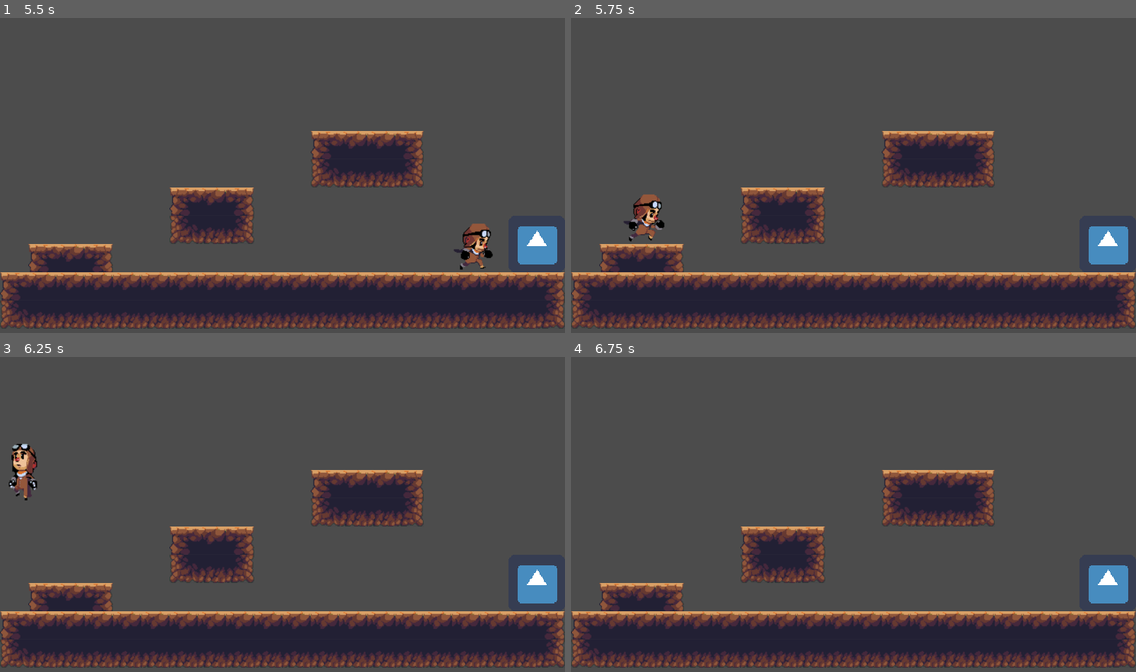
Above: before the commit, frames 1-4 (two rows, left to right).
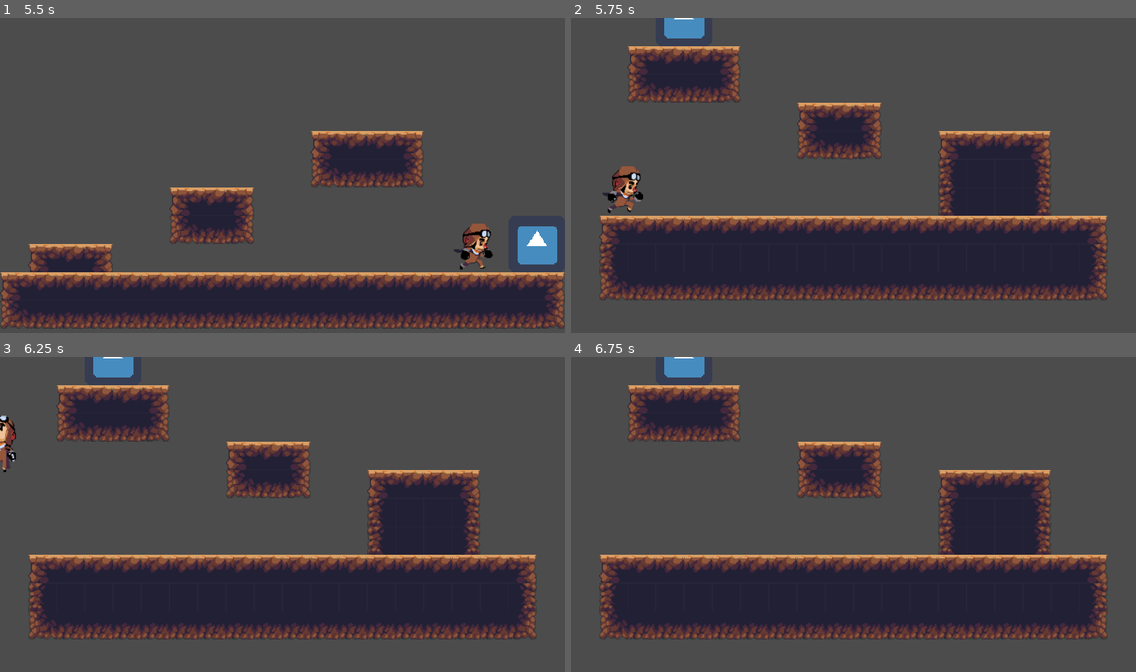
Above: after the commit, the same moments.

Repository: authura/2d_plaformer
Game: Godot game, scene res://World2.tscn
The game is run twice, just before and just after one commit, with the same random seed, the same clock (stepped at 60 frames per second) and the same inputs. This scene is started directly instead of the project's main scene. The engine's default icon, where the game draws it, is replaced by a stand-in: a white triangle on a blue panel in a dark square.
Inputs:
- Up to frame 1 (5.5 s): tap Enter at 0.5 s; hold Right (ui_right) 0.53-2.03 s; tap Up (ui_up) at 0.77, 1.52, 3.02, 3.77, 4.52 s; hold Left (ui_left) 2.03-2.78 s; hold Right (ui_right) 2.78-4.28 s; hold Left (ui_left) 4.28-5.03 s; hold Right (ui_right) from 5.03 s (still down)
- Up to frame 2 (5.75 s): keep holding Right (ui_right)
- Up to frame 3 (6.25 s): release Right (ui_right) at 5.78 s; hold Left (ui_left) from 5.78 s (still down); tap Up (ui_up) at 6.02 s
- Up to frame 4 (6.75 s): keep holding Left (ui_left)

Frame 1 is identical in both runs. In frame 2, 46% of the frame differs, in the area x 0-100%, y 0-99%; in frame 3, 46%; in frame 4, 46%.

Commit message:
export worldcomplete node for repeated use

Diff:
--- a/Game/World.tscn
+++ b/Game/World.tscn
@@ -20,3 +20,4 @@
 
 [node name="WorldComplete" parent="." instance=ExtResource( 2 )]
 position = Vector2( 128, 0 )
+next_world = "res://World2.tscn"
--- a/Game/World2.tscn
+++ b/Game/World2.tscn
@@ -20,3 +20,4 @@
 
 [node name="WorldComplete" parent="." instance=ExtResource( 3 )]
 position = Vector2( 608, 256 )
+next_world = "res://World.tscn"
--- a/Game/WorldComplete.gd
+++ b/Game/WorldComplete.gd
@@ -1,9 +1,11 @@
 #WorldComplete.gd
 extends Area2D
+
+export(String, FILE, "*.tscn") var next_world
 
 func _physics_process(delta):
 	var bodies = get_overlapping_bodies()
 
 	for body in bodies:
 		if body.name == "Player":
-			get_tree().change_scene("res://World2.tscn")
+			get_tree().change_scene(next_world)
